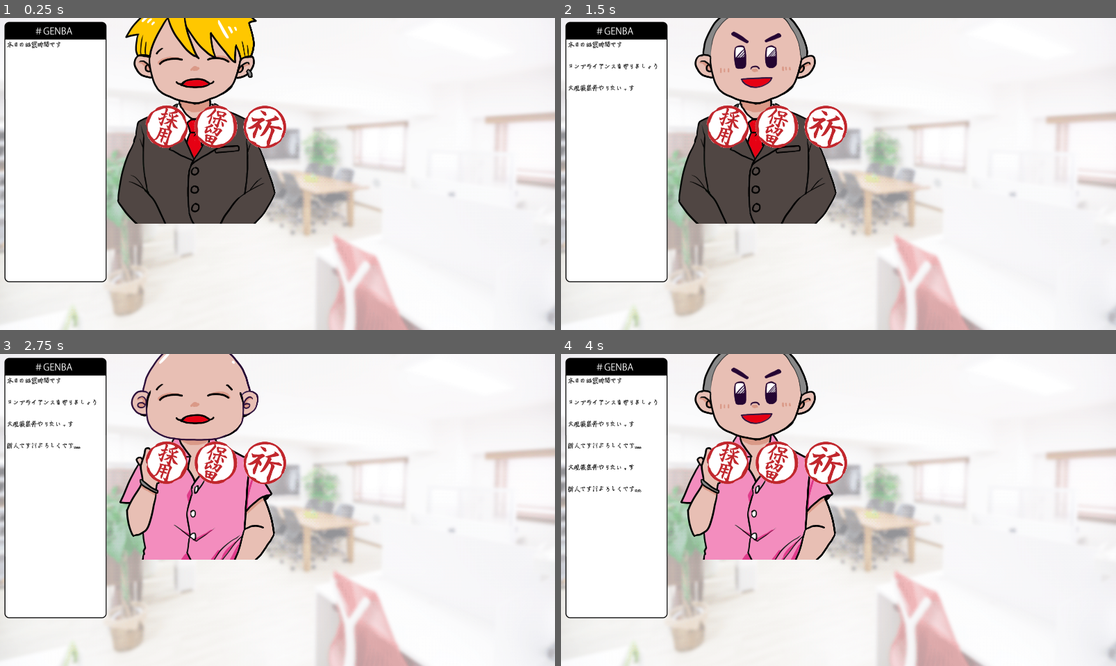
Above: before the commit, frames 1-4 (two rows, left to right).
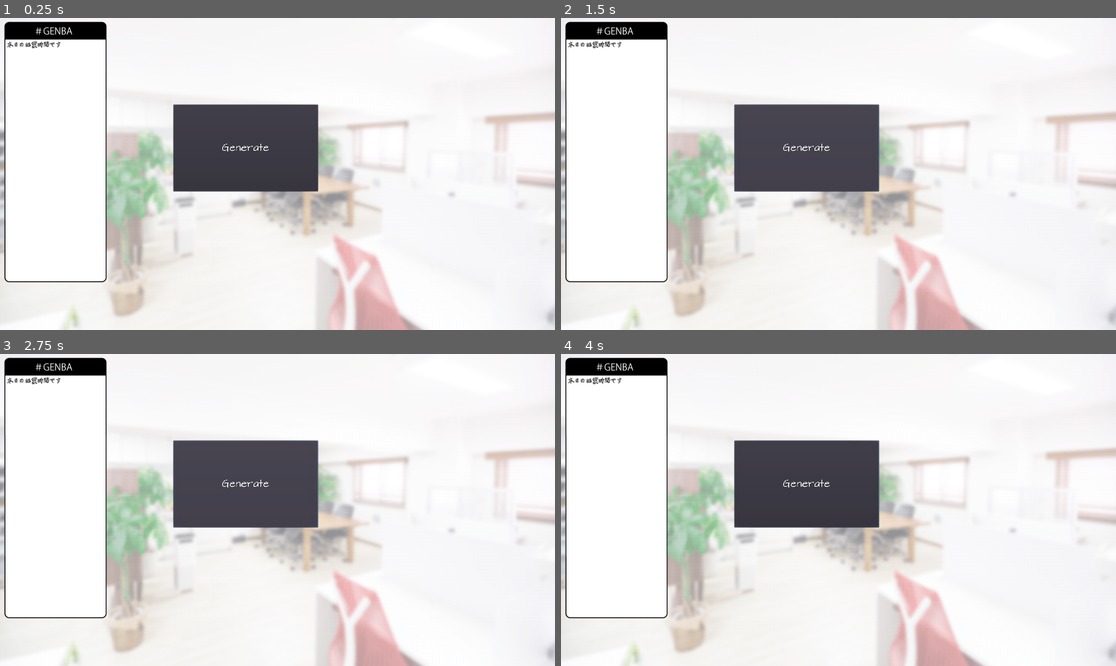
Above: after the commit, the same moments.

Repository: manzyun/PrayForApply
Game: Godot game, scene res://scenes/main.tscn
Same seed, same stepped clock (60 frames per second), same inputs: the game is played once before the commit and once after it.
Inputs (mouse positions are in pixels of both pictures, inside the frame that each line leads up to):
- Up to frame 1 (0.25 s): no input
- Up to frame 2 (1.5 s): click (727, 127) at 0.52 s; click (805, 149) at 1.25 s, where only the run after the commit has a clickable "Generate"
- Up to frame 3 (2.75 s): click (216, 463) at 2.02 s
- Up to frame 4 (4 s): click (827, 463) at 2.77 s; click (727, 463) at 3.52 s

The runs differ from the first frame. In frame 1, 15% of the frame differs, in the area x 21-58%, y 0-66%; in frame 2, 14%; in frame 3, 17%, in the area x 1-58%, y 0-66%; in frame 4, 17%.

Commit message:
Revert "Add scenes, textures, fonts and scripts."

Diff:
--- a/scenes/main.tscn
+++ b/scenes/main.tscn
@@ -6,29 +6,6 @@
 [ext_resource path="res://scripts/#GENBA.gd" type="Script" id=4]
 [ext_resource path="res://textures/bg.png" type="Texture" id=5]
 [ext_resource path="res://fonts/mogihaPen_ver120/mogihaPen.ttf" type="DynamicFontData" id=6]
-[ext_resource path="res://textures/applyer_head03.png" type="Texture" id=7]
-[ext_resource path="res://textures/applyer_head04.png" type="Texture" id=8]
-[ext_resource path="res://textures/applyer_body02.png" type="Texture" id=9]
-[ext_resource path="res://textures/applyer_head01.png" type="Texture" id=10]
-[ext_resource path="res://textures/applyer_body01.png" type="Texture" id=11]
-[ext_resource path="res://textures/applyer_head02.png" type="Texture" id=12]
-[ext_resource path="res://scripts/Applyer.gd" type="Script" id=13]
-
-[sub_resource type="SpriteFrames" id=2]
-animations = [ {
-"frames": [ ExtResource( 11 ), ExtResource( 9 ) ],
-"loop": true,
-"name": "body",
-"speed": 5.0
-} ]
-
-[sub_resource type="SpriteFrames" id=3]
-animations = [ {
-"frames": [ ExtResource( 10 ), ExtResource( 12 ), ExtResource( 7 ), ExtResource( 8 ) ],
-"loop": true,
-"name": "head",
-"speed": 5.0
-} ]
 
 [sub_resource type="DynamicFont" id=1]
 size = 21
@@ -40,8 +17,8 @@
 script = ExtResource( 1 )
 
 [node name="main_HUD" parent="." instance=ExtResource( 2 )]
-offset = Vector2( 500, 300 )
-transform = Transform2D( 1, 0, 0, 1, 500, 300 )
+offset = Vector2( 600, 300 )
+transform = Transform2D( 1, 0, 0, 1, 600, 300 )
 
 [node name="Texture" type="Control" parent="."]
 margin_right = 40.0
@@ -56,23 +33,6 @@
 margin_right = 383.0
 margin_bottom = 927.0
 texture = ExtResource( 3 )
-
-[node name="Applyer" type="Node2D" parent="."]
-position = Vector2( 680, 280 )
-scale = Vector2( 0.8, 0.8 )
-script = ExtResource( 13 )
-__meta__ = {
-"_edit_group_": true
-}
-
-[node name="Body" type="AnimatedSprite" parent="Applyer"]
-frames = SubResource( 2 )
-animation = "body"
-
-[node name="Head" type="AnimatedSprite" parent="Applyer"]
-frames = SubResource( 3 )
-animation = "head"
-frame = 2
 
 [node name="#GENBA" type="Control" parent="."]
 script = ExtResource( 4 )
@@ -90,9 +50,5 @@
 margin_bottom = 22.0
 custom_fonts/font = SubResource( 1 )
 
-[connection signal="apply" from="main_HUD" to="." method="_game_controller"]
-[connection signal="generate_applyer_graphics" from="main_HUD" to="Applyer" method="_generate_applyer_graphics"]
-[connection signal="generate_applyer_status" from="main_HUD" to="." method="_applyer_status_generator"]
+[connection signal="generate_job_seeker" from="main_HUD" to="." method="_job_seeker_generator"]
 [connection signal="posting_start" from="main_HUD" to="#GENBA" method="_posting"]
-[connection signal="pray" from="main_HUD" to="." method="_game_controller"]
-[connection signal="stay" from="main_HUD" to="." method="_game_controller"]
--- a/scenes/main_HUD.tscn
+++ b/scenes/main_HUD.tscn
@@ -1,33 +1,24 @@
-[gd_scene load_steps=5 format=2]
+[gd_scene load_steps=4 format=2]
 
 [ext_resource path="res://scripts/main_HUD.gd" type="Script" id=1]
-[ext_resource path="res://textures/btn_hold.png" type="Texture" id=3]
-[ext_resource path="res://textures/btn_adopt.png" type="Texture" id=4]
-[ext_resource path="res://textures/btn_pray.png" type="Texture" id=5]
+[ext_resource path="res://fonts/architect-s-daughter/ArchitectsDaughter32.tres" type="DynamicFont" id=2]
+[ext_resource path="res://scenes/FlameProgress.tscn" type="PackedScene" id=3]
 
 [node name="main_HUD" type="CanvasLayer"]
 script = ExtResource( 1 )
 
-[node name="apply" type="TextureButton" parent="."]
-margin_right = 152.0
-margin_bottom = 152.0
-texture_normal = ExtResource( 4 )
+[node name="GenerateButton" type="Button" parent="."]
+margin_right = 500.0
+margin_bottom = 300.0
 
-[node name="stay" type="TextureButton" parent="."]
-margin_left = 170.0
-margin_right = 322.0
-margin_bottom = 152.0
-rect_pivot_offset = Vector2( -1238, 52 )
-texture_normal = ExtResource( 3 )
+[node name="Label" type="Label" parent="GenerateButton"]
+margin_right = 500.0
+margin_bottom = 300.0
+custom_fonts/font = ExtResource( 2 )
+text = "Generate"
+align = 1
+valign = 1
 
-[node name="pray" type="TextureButton" parent="."]
-margin_left = 340.0
-margin_top = 1.0
-margin_right = 492.0
-margin_bottom = 153.0
-rect_pivot_offset = Vector2( -1238, 52 )
-texture_normal = ExtResource( 5 )
+[node name="FlameProgress" parent="." instance=ExtResource( 3 )]
 
-[connection signal="pressed" from="apply" to="." method="_on_apply_pressed"]
-[connection signal="pressed" from="stay" to="." method="_on_stay_pressed"]
-[connection signal="pressed" from="pray" to="." method="_on_pray_pressed"]
+[connection signal="pressed" from="GenerateButton" to="." method="_on_GenerateButton_pressed"]
--- a/scripts/Applyer.gd
+++ /dev/null
@@ -1,14 +0,0 @@
-extends Node2D
-
-onready var animated_sprite_body = $Body
-onready var animated_sprite_head = $Head
-
-func _ready():
-    pass
-
-func _generate_applyer_graphics():
-    var rng = RandomNumberGenerator.new()
-    rng.randomize()
-
-    animated_sprite_body.frame = rng.randi()
-    animated_sprite_head.frame = rng.randi()
--- a/scripts/main.gd
+++ b/scripts/main.gd
@@ -3,11 +3,14 @@
 func _ready():
     pass
 
+func _process(delta):
+    pass
+
 func construct_prayer():
     var result = 0
 
-func construct_applyer():
-    var applyer_dict = {
+func construct_job_seeker():
+    var job_seeker_dict = {
         "name": "nanashi",
         "age": 0,
         "edu": "hoisotsu",
@@ -16,12 +19,12 @@
         "occupation": 0,
         "employment": 0,
         }
-    return applyer_dict
+    return job_seeker_dict
 
-func _applyer_status_generator():
+func _job_seeker_generator():
     var rng = RandomNumberGenerator.new()
     rng.randomize()
-    var applyer_status_dict = construct_applyer()
+    var job_seeker_status_dict = construct_job_seeker()
 
     var surname = [
         "Satou",
@@ -60,18 +63,18 @@
     var license = license_list[rng.randi() % license_list.size()]
     var occupation = rng.randi_range(0, 3)
     var employment = rng.randi_range(0, 3)
-    applyer_status_dict["name"] = fullname
-    applyer_status_dict["age"] = age
-    applyer_status_dict["edu"] = edu
-    applyer_status_dict["workhis"] = workhis
-    applyer_status_dict["license"] = license
-    applyer_status_dict["occupation"] = occupation
-    applyer_status_dict["employment"] = employment
-    print_debug(applyer_status_dict)
-    return applyer_status_dict
+    job_seeker_status_dict["name"] = fullname
+    job_seeker_status_dict["age"] = age
+    job_seeker_status_dict["edu"] = edu
+    job_seeker_status_dict["workhis"] = workhis
+    job_seeker_status_dict["license"] = license
+    job_seeker_status_dict["occupation"] = occupation
+    job_seeker_status_dict["employment"] = employment
+    print_debug(job_seeker_status_dict)
+    return job_seeker_status_dict
 
-# ここでプレイヤー操作の評価を行う
-# 状態 -> 0:採用, 1:保留, 2:お祈り
-func _game_controller(var status):
-    print_debug(status)
+
+
+
+func game_controller():
     pass
--- a/scripts/main_HUD.gd
+++ b/scripts/main_HUD.gd
@@ -1,34 +1,16 @@
 extends CanvasLayer
 
-signal generate_applyer_status
-signal generate_applyer_graphics
+signal generate_job_seeker
 signal posting_start
 
-# 求職者の面接結果
-signal apply    # 状態0
-signal stay     # 状態1
-signal pray     # 状態2
+func _ready():
+	pass
 
-func _ready():
-    pass
+func _on_GenerateButton_pressed():
+	emit_signal("generate_job_seeker")
 
-func _on_apply_pressed():
-    emit_signal("generate_applyer_status")
-    emit_signal("generate_applyer_graphics")
-    emit_signal("posting_start")
-    emit_signal("apply", 0)
-    pass
+func _process(delta):
+	update_flame_progress(50)
 
-func _on_stay_pressed():
-    emit_signal("generate_applyer_status")
-    emit_signal("generate_applyer_graphics")
-    emit_signal("posting_start")
-    emit_signal("stay", 1)
-    pass
-
-func _on_pray_pressed():
-    emit_signal("generate_applyer_status")
-    emit_signal("generate_applyer_graphics")
-    emit_signal("posting_start")
-    emit_signal("pray", 2)
-    pass
+func update_flame_progress(flame_point):
+	$FlameProgress.value = flame_point
Not shown: 1 places in scenes/main.tscn that only renumber resources
Binary file removed: textures/applyer_body01.png
Not shown, removed: textures/applyer_body01.png.import
Binary file removed: textures/applyer_body02.png
Not shown, removed: textures/applyer_body02.png.import
Binary file removed: textures/applyer_head01.png
Not shown, removed: textures/applyer_head01.png.import
Binary file removed: textures/applyer_head02.png
Not shown, removed: textures/applyer_head02.png.import
Binary file removed: textures/applyer_head03.png
Not shown, removed: textures/applyer_head03.png.import
Binary file removed: textures/applyer_head04.png
(and 1 more such lines)
